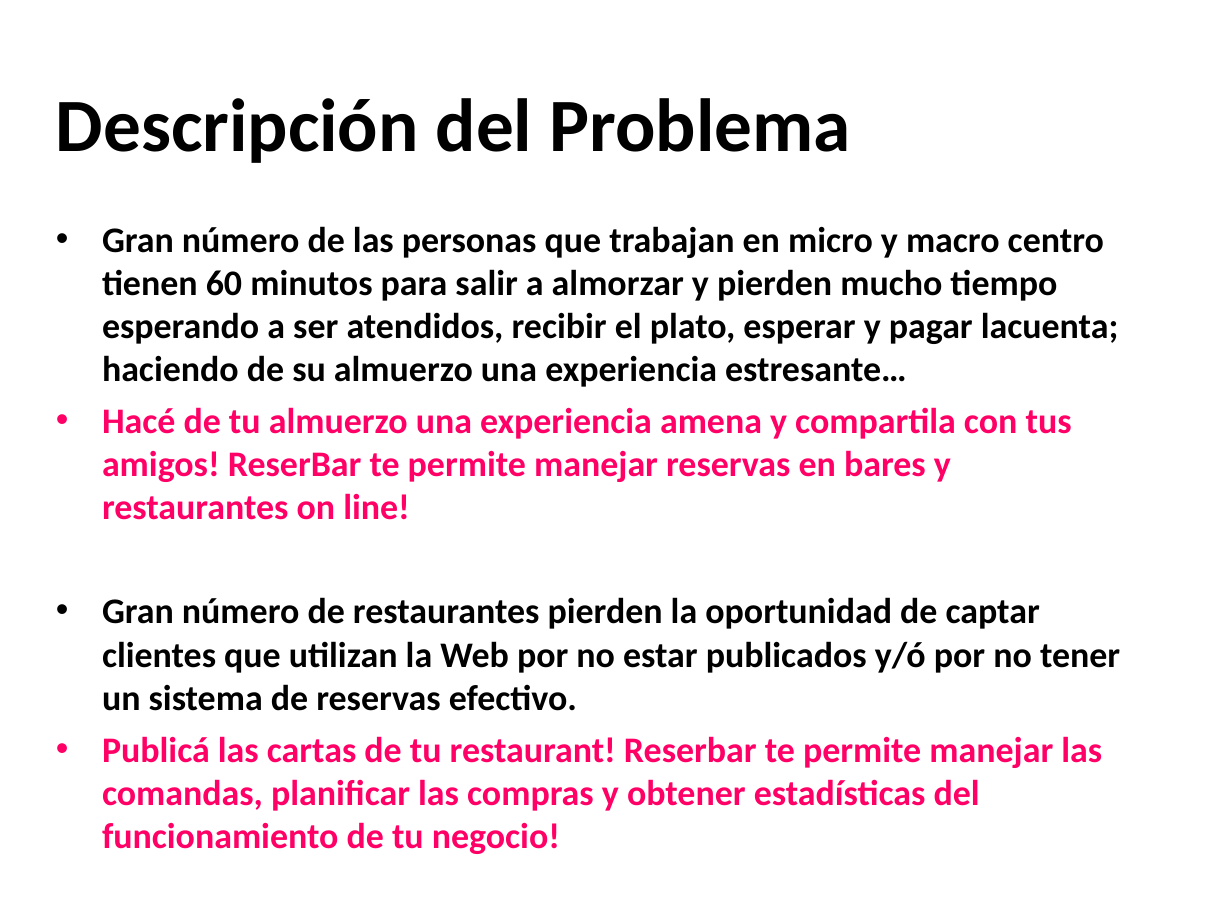
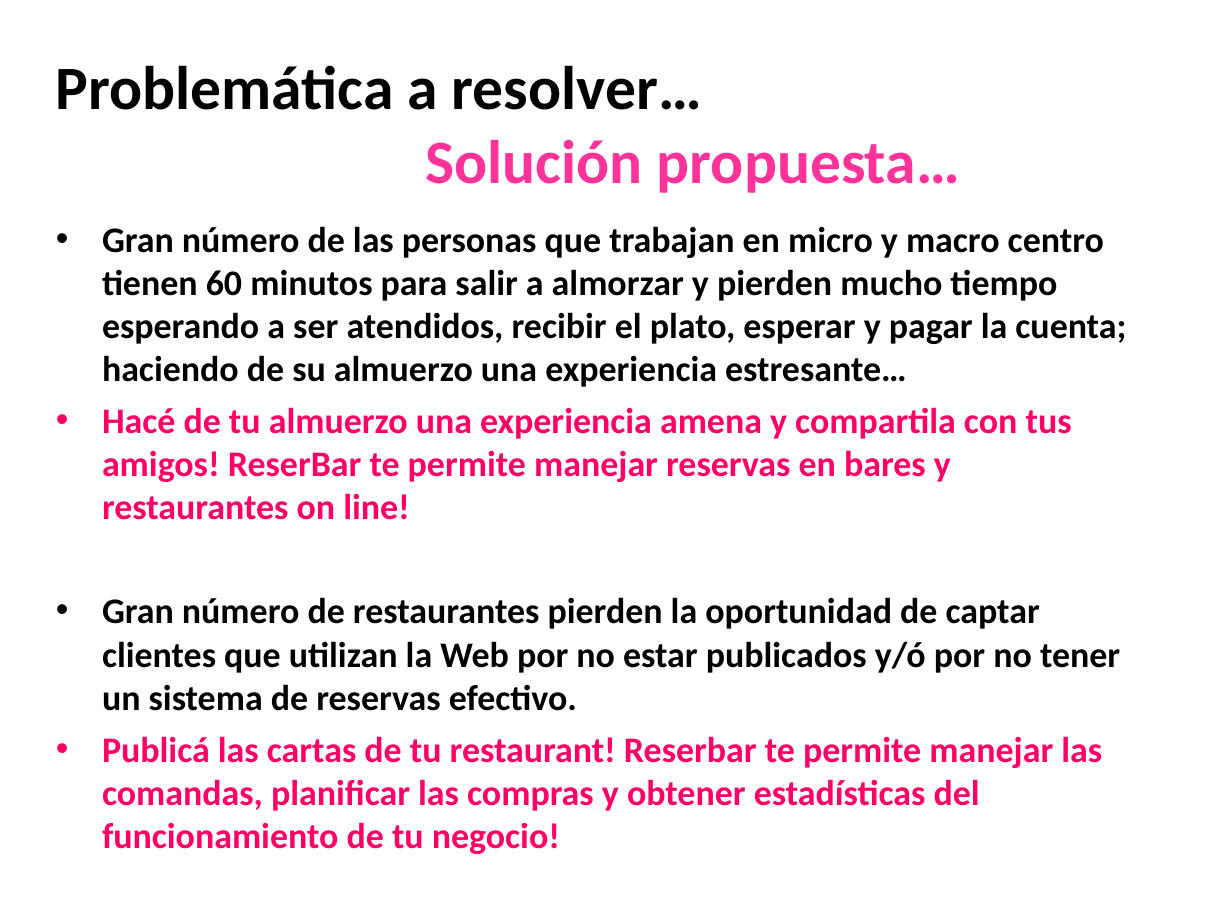
Before and after one commit to lucasdicesaro/reser-bar, a slide deck: slide 2 of documentacion/Presentacion Final ReserBar/Karina/Presentación con gestion del proyecto.ppt (slide 5 before the commit). Drawn at 1232x924 pixels with LibreOffice and Linux fonts; fonts in the diff are those of the drawing. Boxes give left, top, right and bottom in pixels: in the first picture for what was removed or moved away, otherwise in the second. Text is boxed around its words. In the diff, an @@ line names an element or a change of style, - is before the commit and + after.

```diff
--- a/documentacion/Presentacion Final ReserBar/Karina/Presentación con gestion del proyecto.ppt
+++ b/documentacion/Presentacion Final ReserBar/Karina/Presentación con gestion del proyecto.ppt
@@ title at (56, 65, 960, 193): text changed; size 44 to 36 pt @@
-Descripción del Problema
+Problemática a resolver…
+Solución propuesta…
@@ text at (102, 226, 1126, 387): spaces changed @@
-• Gran número de las personas que trabajan en micro y macro centro tienen 60 minutos para salir a almorzar y pierden mucho tiempo esperando a ser atendidos, recibir el plato, esperar y pagar lacuenta; haciendo de su almuerzo una experiencia estresante…
+• Gran número de las personas que trabajan en micro y macro centro tienen 60 minutos para salir a almorzar y pierden mucho tiempo esperando a ser atendidos, recibir el plato, esperar y pagar la cuenta; haciendo de su almuerzo una experiencia estresante…
```
Also in this commit, not shown: 2 other slides changed, 9 slides added.
